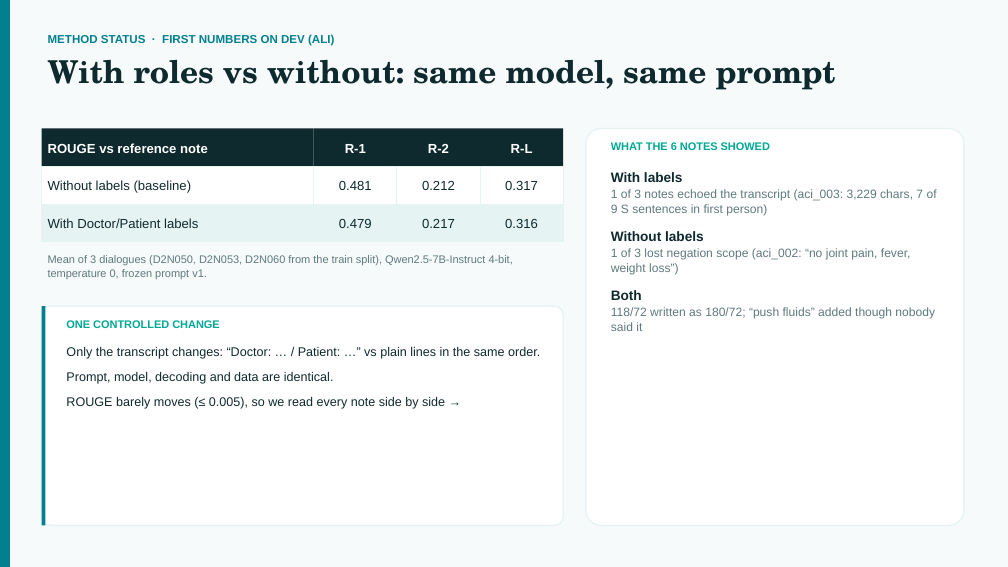
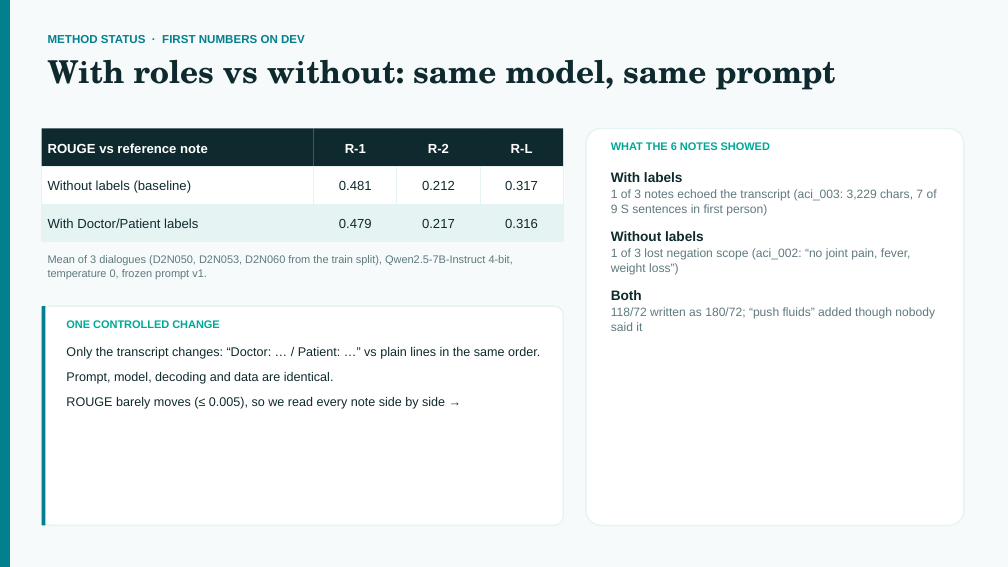
Before and after one commit to Pikseel/medscribe, a slide deck: slide 9 of results/medscribe_midproject.pptx. Drawn at 1008x567 pixels with LibreOffice and Linux fonts; fonts in the diff are those of the drawing. Boxes give left, top, right and bottom in pixels: in the first picture for what was removed or moved away, otherwise in the second. Text is boxed around its words. In the diff, an @@ line names an element or a change of style, - is before the commit and + after.

```diff
--- a/results/medscribe_midproject.pptx
+++ b/results/medscribe_midproject.pptx
@@ text at [48,35,305,43]: text changed @@
-METHOD STATUS · FIRST NUMBERS ON DEV (ALI)
+METHOD STATUS · FIRST NUMBERS ON DEV
```
Also in this commit, not shown: 8 other slides changed, 3 other files.
